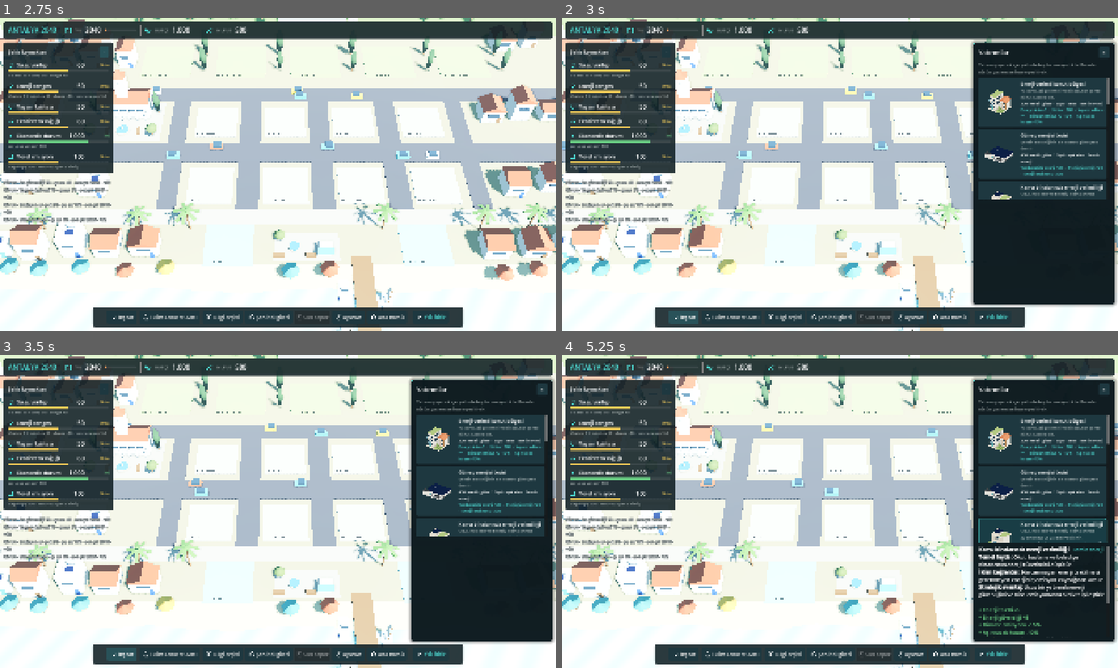
Above: before the commit, frames 1-4 (two rows, left to right).
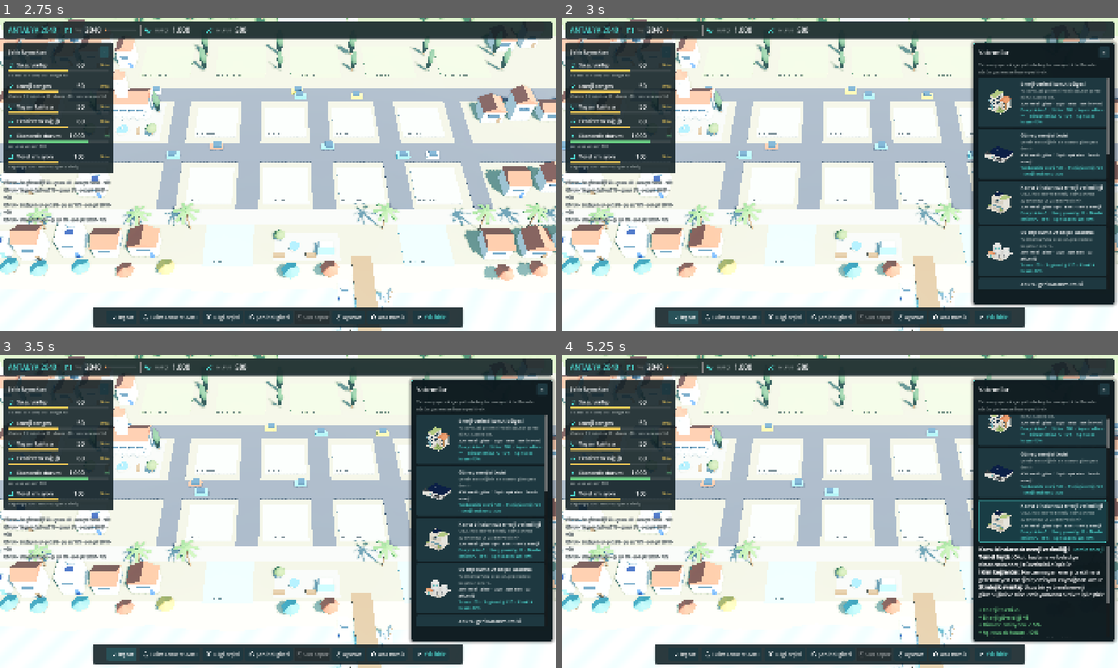
Above: after the commit, the same moments.

Repository: isikramazanoglu/antalya-2040
Game: Godot game, scene res://scenes/main/MainMenu.tscn
The game is run twice, just before and just after one commit, with the same random seed, the same clock (stepped at 60 frames per second) and the same inputs.
Inputs (mouse positions are in pixels of both pictures, inside the frame that each line leads up to):
- Up to frame 1 (2.75 s): click "YENİ OYUN" at 0.5 s; click "–" at 1.25 s; click "+" at 2 s
- Up to frame 2 (3 s): click "İnşaat" at 2.75 s
- Up to frame 3 (3.5 s): no input
- Up to frame 4 (5.25 s): click (1040, 439) at 3.52 s; click (1040, 489) at 4.27 s; click (1040, 539) at 5.02 s

Frame 1 is identical in both runs. In frame 2, 6.5% of the frame differs, in the area x 74-99%, y 27-87%; in frame 3, 6.5%; in frame 4, 3.7%.

Commit message:
fix(ui): BuildPanel'de alttaki yatırım kartları ayrıntı alanının arkasında kalıyordu
Seçim yokken ayrıntı alanı gizlenir; kart listesi paneli boydan boya
kullanır. Kart seçilince seçilen kart görünür alana kaydırılır.
Gerçek oynanış testinde kent arsasındaki park ve serinleme merkezi
kartları tıklanamıyordu.

Co-Authored-By: Claude Opus 5.5 <noreply@anthropic.com>

Diff:
--- a/scripts/ui/build_panel.gd
+++ b/scripts/ui/build_panel.gd
@@ -210,10 +210,22 @@
 	_selected = def
 	_show_error("")
 	_refresh()
+	_scroll_to_selected()
+
+
+## Ayrıntı alanı açılınca liste kısalır; seçilen kart görünür kalsın.
+func _scroll_to_selected() -> void:
+	await get_tree().process_frame
+	await get_tree().process_frame
+	for card in %Cards.get_children():
+		if card is Button and card.button_pressed and not card.is_queued_for_deletion():
+			%Cards.get_parent().ensure_control_visible(card)
 
 
 func _show_detail(def: BuildingDefinition) -> void:
 	%Detail.visible = def != null
+	# Seçim yokken ayrıntı alanı gizlenir; kart listesi paneli boydan boya kullanır (alttaki kartlar da görünür).
+	%Detail.get_parent().visible = def != null
 	if def == null:
 		return
 	var card := def.info_card
